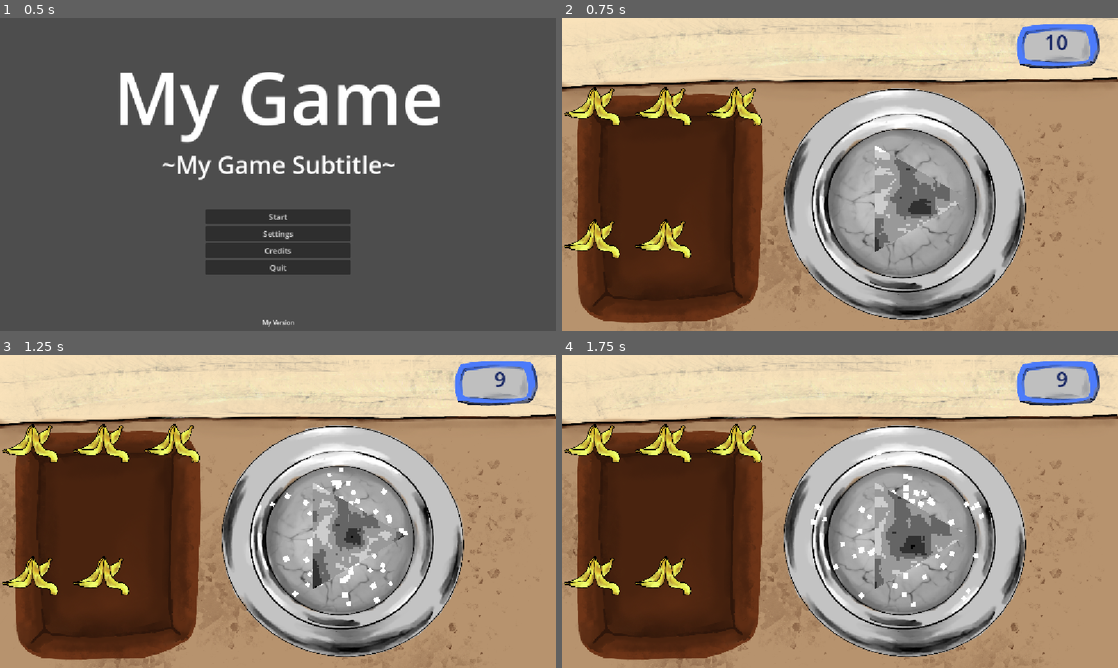
Above: before the commit, frames 1-4 (two rows, left to right).
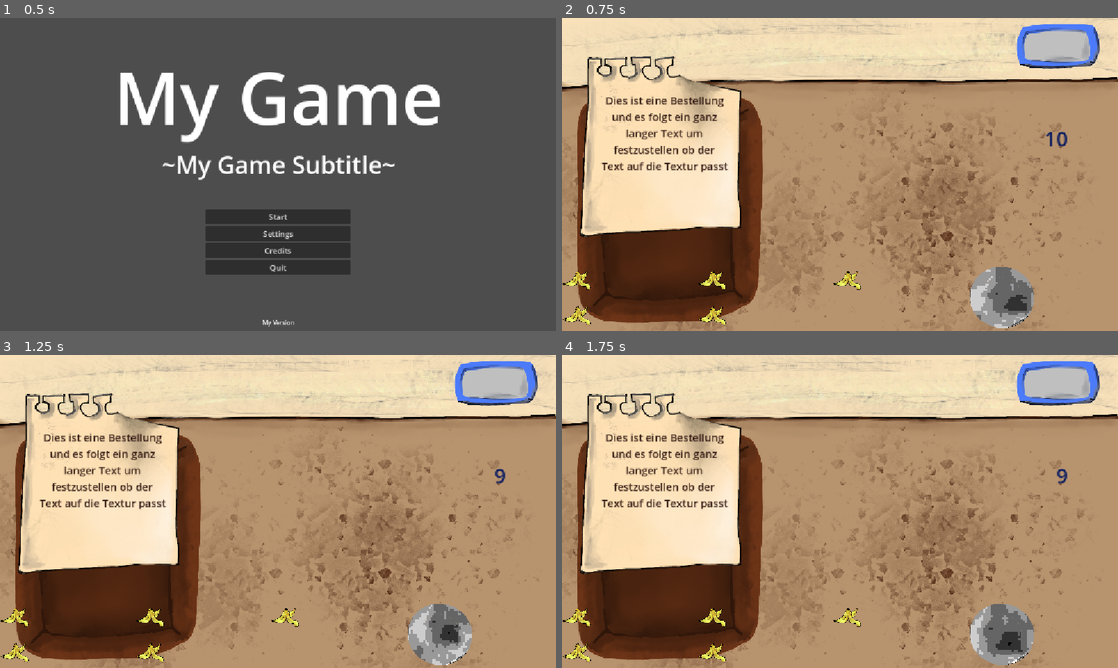
Above: after the commit, the same moments.

Repository: KIT-GameJam/Firework-Craft
Game: Godot game, scene res://gamemanager/gamemanager.tscn
The game is run twice, just before and just after one commit, with the same random seed, the same clock (stepped at 60 frames per second) and the same inputs.
Inputs (mouse positions are in pixels of both pictures, inside the frame that each line leads up to):
- Up to frame 1 (0.5 s): no input
- Up to frame 2 (0.75 s): click "Start" at 0.5 s
- Up to frame 3 (1.25 s): no input
- Up to frame 4 (1.75 s): tap Enter at 1.25 s; move the mouse to (595, 470) at 1.27 s; hold D (move_right) from 1.28 s (still down); click (595, 470) at 1.42 s

Frame 1 is identical in both runs. In frame 2, 42% of the frame differs, in the area x 0-91%, y 5-100%; in frame 3, 42%; in frame 4, 42%.

Commit message:
feat: dragndrop resource

Diff:
--- a/autoloads/global.gd
+++ b/autoloads/global.gd
@@ -2,7 +2,7 @@
 
 var game_manager : GameManager = null
 var selected_res : AbstractIngredient = null
-var selectedRequest: RequestResource = null
+var selectedRequest: Request = null
 
 const colors = {
 	1: Color('f4e601'), # yellow
--- a/entities/Ingredients/fireworkResource.gd
+++ b/entities/Ingredients/fireworkResource.gd
@@ -4,18 +4,3 @@
 @export var size_modifier: int
 @export var color_modifier: int # 0-11 (12 Verschiedene Farben)
 @export var corner_modifier: int
-
-const colors = {
-	1: Color('f4e601'), # yellow
-	2: Color('f9c30b'), # yellow_orange
-	3: Color('f28e1e'), # orange
-	4: Color('eb6120'), # orange_red
-	5: Color('e12323'), # red
-	6: Color('c1027b'), # purple_red
-	7: Color('6d398b'), # purple
-	8: Color('444d98'), # purple_blue
-	9: Color('2b70b1'), # blue
-	10: Color('0797bc'), # light_blue
-	11: Color('018e5a'), # green
-	12: Color('8dbb27') # olive
-}
--- a/entities/flask/flask.gd
+++ b/entities/flask/flask.gd
@@ -14,6 +14,9 @@
 var flask_corners := 0 # default: circle
 var ingredients_in_me := false
 var MAX_COLOR = Global.colors.size()
+var requestHover: bool = false
+
+var final_product: FireworkResource
 
 func _gui_input(event):
 	if event is InputEventMouse:
@@ -22,6 +25,11 @@
 			ingredients_in_me = false
 			Global.selected = false
 			Global.selected_res.queue_free()
+		if event.is_released() and requestHover:
+			var total_diff: int = is_as_requested(Global.selectedRequest.expected_product) # TODO Hier ist die final diff
+			print(total_diff)
+			requestHover = false;
+			Global.selectedRequest.queue_free()
 
 func _mouse_entered() -> void:
 	ingredients_in_me = Global.selected and not Global.selected_res == null
@@ -30,9 +38,18 @@
 
 func _mouse_exited() -> void:
 	ingredients_in_me = false
+	requestHover = false
 
 func calc_values() -> void:
 	current_value = current_value + flask_color + flask_size + flask_corners
+
+func is_as_requested(expected_product: RequestResource) -> int:
+	# var shapeDiff: int = abs(final_product.corner_modifier - expected_product.corners)
+	# var colorDiff: int = abs((final_product.color_modifier - expected_product.color) % 12) # TODO Funktion überprüfen
+	# var sizeDiff: int = abs(final_product.size_modifier - expected_product.size)
+
+	# return shapeDiff + colorDiff + sizeDiff
+	return 0
 
 func mix_res(res_abstr: AbstractIngredient) -> void:
 	var res = res_abstr.resourceData
--- a/entities/requests/request.gd
+++ b/entities/requests/request.gd
@@ -1,9 +1,5 @@
 extends Control
 class_name Request
-
-@export var shapeTollerance: int = 1
-@export var colorTollerance: int = 1
-@export var sizeTollerance: int = 1
 
 @export var textDescription: String
 
@@ -11,7 +7,7 @@
 @export var textFieldPos: Array[Vector2]
 @export var textFieldSize: Array[Vector2]
 
-var expected_product: RequestResource
+var expected_product: RequestResource = RequestResource.new()
 var origin: Vector2
 
 var currentTexture: Texture2D
@@ -34,13 +30,6 @@
 # farben mischen wird in der mitte geschaut
 # farb tolleranz auf distanz im array zum farbwert
 
-func is_as_requested(final_product: FireworkResource) -> bool:
-	var shapeDiff: int = abs(final_product.corner_modifier - expected_product.corners)
-	var colorDiff: int = abs((final_product.color_modifier - expected_product.color) % 12) # TODO Funktion überprüfen
-	var sizeDiff: int = abs(final_product.size_modifier - expected_product.size)
-
-	return shapeDiff <= shapeTollerance && colorDiff <= colorTollerance && sizeDiff <= sizeTollerance
-
 func _gui_input(event: InputEvent) -> void:
 	if event is InputEventMouseButton and event.button_index == MOUSE_BUTTON_LEFT:
 		if event.pressed:
@@ -48,7 +37,7 @@
 				origin = global_position
 			diff = global_position - get_viewport().get_mouse_position()
 			active = true
-			Global.selectedReq = self
+			Global.selectedRequest = self
 		else:
 			global_position = origin
 			active = false
--- a/entities/requests/requestResource.gd
+++ b/entities/requests/requestResource.gd
@@ -1,6 +1,10 @@
 extends Resource
 class_name RequestResource
 
-@export var size: int
-@export var color: int # 0-11 (12 Verschiedene Farben)
-@export var corners: int
+var shapeTollerance: int = 1
+var colorTollerance: int = 1
+var sizeTollerance: int = 1
+
+var size: int
+var color: int # 0-11 (12 Verschiedene Farben)
+var corners: int
--- a/levels/main_level.tscn
+++ b/levels/main_level.tscn
@@ -1,10 +1,11 @@
-[gd_scene load_steps=9 format=3 uid="uid://cyfvcuxi210mg"]
+[gd_scene load_steps=10 format=3 uid="uid://cyfvcuxi210mg"]
 
 [ext_resource type="Script" uid="uid://23td8m5q5kxt" path="res://levels/main_level.gd" id="1_ilwad"]
 [ext_resource type="Theme" uid="uid://hheneshfv1b2" path="res://ui/themes/your_theme.tres" id="1_yb8kn"]
 [ext_resource type="Texture2D" uid="uid://dql4xoxu7o26a" path="res://textures/counter.png" id="2_yb8kn"]
-[ext_resource type="PackedScene" uid="uid://bhnbko3x404ly" path="res://entities/Ingredients/banana_ingredient.tscn" id="3_wg11f"]
+[ext_resource type="PackedScene" uid="uid://bowvutyly8gqu" path="res://entities/Ingredients/banana_ingredient.tscn" id="3_wg11f"]
 [ext_resource type="PackedScene" uid="uid://c03f4e3i006pp" path="res://entities/flask/flask.tscn" id="4_55n5f"]
+[ext_resource type="PackedScene" uid="uid://g32qgqix4jnk" path="res://entities/requests/request.tscn" id="4_yb8kn"]
 
 [sub_resource type="StyleBoxEmpty" id="StyleBoxEmpty_43k3a"]
 
@@ -54,6 +55,9 @@
 [node name="Requests" type="HBoxContainer" parent="VBoxContainer/HBoxContainer"]
 layout_mode = 2
 size_flags_horizontal = 3
+
+[node name="TextureRect" parent="VBoxContainer/HBoxContainer/Requests" instance=ExtResource("4_yb8kn")]
+layout_mode = 2
 
 [node name="VSeparator2" type="VSeparator" parent="VBoxContainer/HBoxContainer"]
 layout_mode = 2
